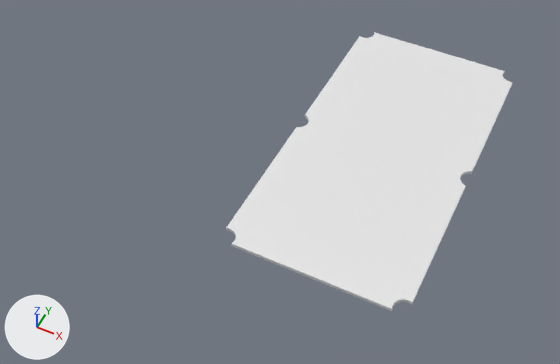
The Blender file models/table/table_default.blend as it was, and as the next commit left it.
The view is the same before and after, from a camera (50 mm lens) standing at (1.42, -2.24, 3.39) and looking at (-0.14, 0.87, -0.49). The lights are fixed; the arrows at lower left show +X, +Y and +Z. Materials are left out; every surface is plain grey.

Names of what the first picture shows: 'slate'.
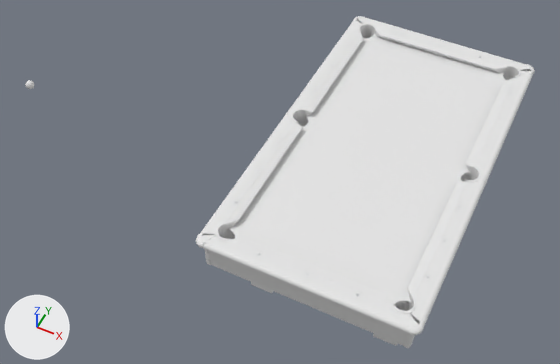
Pixel boxes (x1, y1, x2, y2) of what changed, in the pictures (560 x 364 px):
'slate', reshaped, moved, modifiers changed: before (226, 33, 513, 311); after (227, 34, 507, 306)
'frame', shown: after (200, 17, 534, 346)
'cushion_long', shown: after (226, 32, 514, 301)
'cushion_short', shown: after (231, 28, 506, 306)
'pocket_corner_holder', shown: after (215, 23, 521, 314)
'bevel_1', shown: after (196, 16, 535, 335)
'pocket_side_holder', shown: after (291, 109, 482, 182)
'bevel_3', shown: after (205, 249, 414, 348)
'legs', shown: after (251, 282, 398, 346)
'diamonds', shown: after (235, 33, 512, 296)
'ball_reference', shown: after (25, 80, 34, 89)
'bevel_2', shown: after (285, 111, 487, 183)

Patch to the scene script:
```diff
--- a/models/table/table_default.blend.py
+++ b/models/table/table_default.blend.py
@@ me_cube_001 @@
 # used by ob_slate; location = (0.495, 0.991, -0.005)
-me_cube_001.from_pydata(...)  # 252 vertices, 199 faces, 1 loose edge; spans x -0.546..0.0, y -1.041..0.0, z -0.01..0.01
+me_cube_001.from_pydata(...)  # 790 vertices, 634 faces; spans x -0.546..0.546, y -1.041..1.041, z -0.01..0.01
+# me_cube_001 part 1: the loose piece of 250 vertices spanning x -0.546..0.0, y -1.041..0.0, z -0.01..0.01 is rebuilt with 790 vertices and now spans x -0.546..0.546, y -1.041..1.041, z -0.01..0.01
@@ ob_slate @@
 ob_slate = bpy.data.objects.new('slate', me_cube_001)
-ob_slate.location = (0.495, 0.991, -0.005)
-_m = ob_slate.modifiers.new('Mirror', 'MIRROR')
-_m.use_axis = (True, True, False)
+ob_slate.location = (0.495, 0.991, -0.01)
@@ ob_cushion_long @@
 _m = ob_cushion_long.modifiers.new('Curve', 'CURVE')
-ob_cushion_long.hide_set(True)
@@ ob_cushion_short @@
 _m = ob_cushion_short.modifiers.new('Mirror', 'MIRROR')
 _m.mirror_object = ob_slate
-ob_cushion_short.hide_set(True)
@@ ob_ball_reference @@
 ob_ball_reference.location = (0.424, 0.986, 0.034)
-ob_ball_reference.hide_set(True)
@@ ob_frame @@
 _m = ob_frame.modifiers.new('Mirror', 'MIRROR')
 _m.use_axis = (True, True, False)
-ob_frame.hide_set(True)
@@ ob_pocket_corner_holder @@
 _m = ob_pocket_corner_holder.modifiers.new('Mirror', 'MIRROR')
 _m.mirror_object = ob_slate
-ob_pocket_corner_holder.hide_set(True)
@@ ob_bevel_1 @@
 _m = ob_bevel_1.modifiers.new('Mirror', 'MIRROR')
 _m.mirror_object = ob_slate
-ob_bevel_1.hide_set(True)
@@ ob_pocket_side_holder @@
 _m = ob_pocket_side_holder.modifiers.new('Mirror', 'MIRROR')
 _m.mirror_object = ob_slate
-ob_pocket_side_holder.hide_set(True)
@@ ob_bevel_3 @@
 _m = ob_bevel_3.modifiers.new('Mirror', 'MIRROR')
 _m.mirror_object = ob_frame
-ob_bevel_3.hide_set(True)
@@ ob_bevel_2 @@
 _m = ob_bevel_2.modifiers.new('Mirror', 'MIRROR')
 _m.mirror_object = ob_slate
-ob_bevel_2.hide_set(True)
@@ ob_legs @@
 _m = ob_legs.modifiers.new('Mirror', 'MIRROR')
 _m.mirror_object = ob_slate
-ob_legs.hide_set(True)
@@ ob_diamonds @@
 _m = ob_diamonds.modifiers.new('Mirror', 'MIRROR')
 _m.mirror_object = ob_slate
-ob_diamonds.hide_set(True)
```
